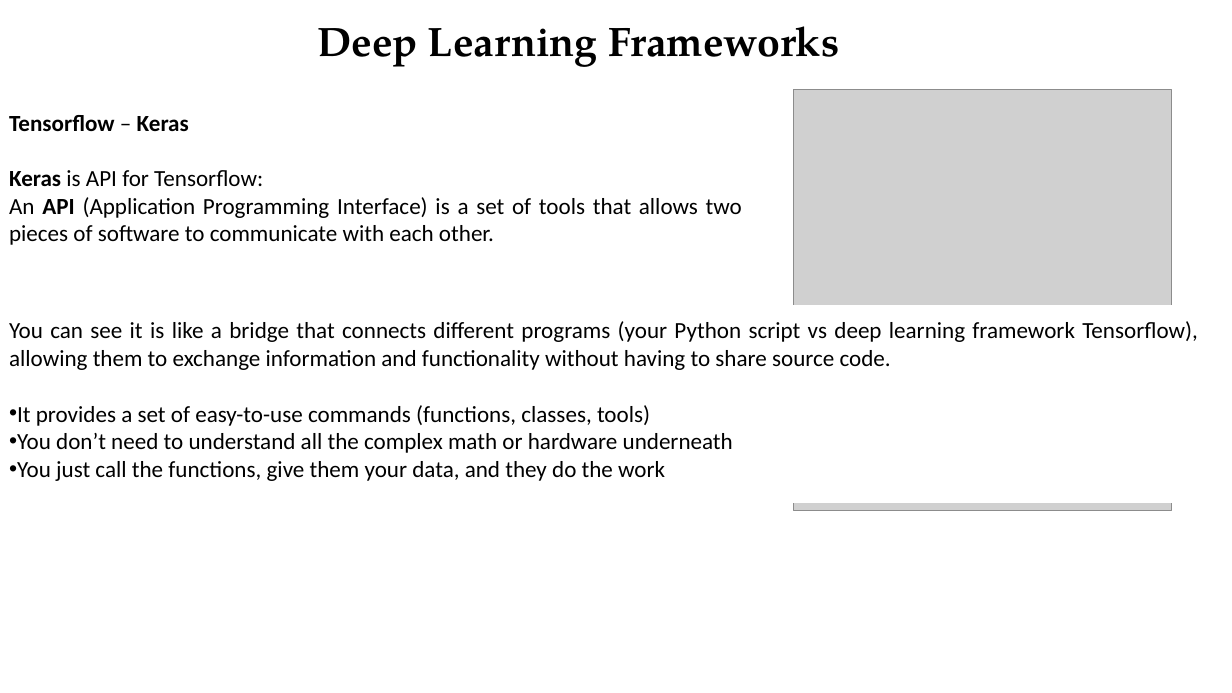
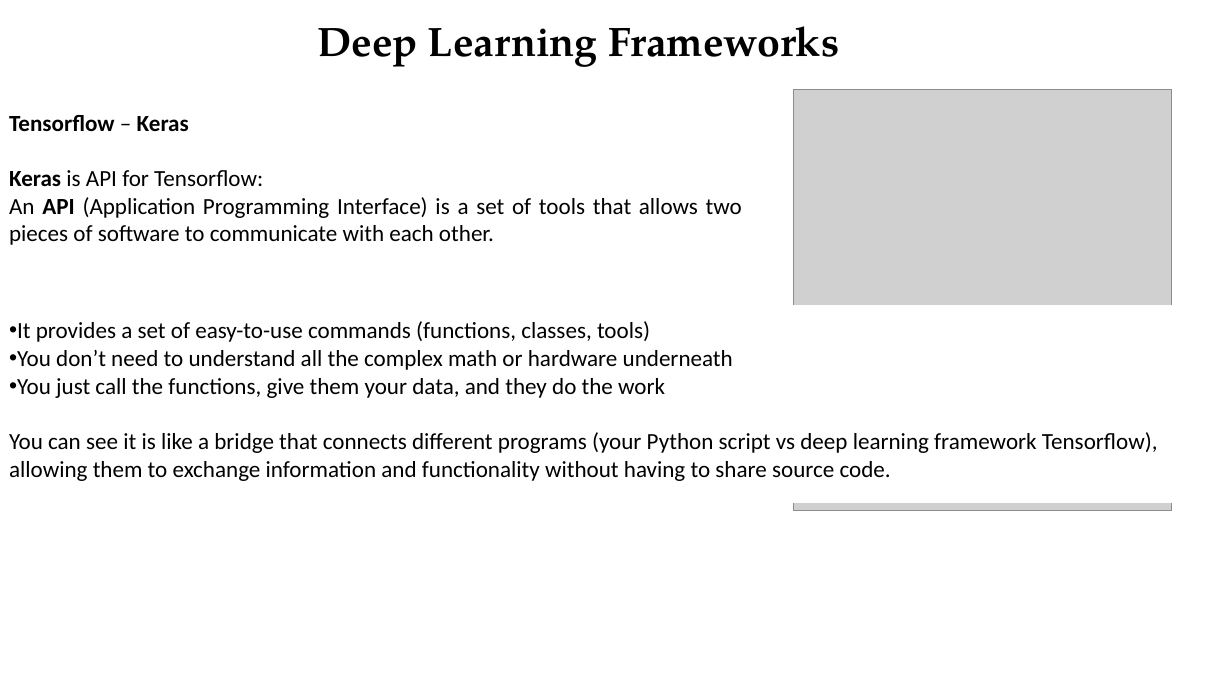
Before and after one commit to Nemenick/FCA_DeepNeuralNework-with-TensorFlow, a slide deck: slide 3 of __Morphing_FCA_DeepNeuralNework with TensorFlow_lezione.pptx. Drawn at 1232x693 pixels with LibreOffice and Linux fonts; fonts in the diff are those of the drawing; grey boxes stand for pictures. Boxes give left, top, right and bottom in pixels: in the first picture for what was removed or moved away, otherwise in the second. Text is boxed around its words. In the diff, an @@ line names an element or a change of style, - is before the commit and + after.

```diff
--- a/__Morphing_FCA_DeepNeuralNework with TensorFlow_lezione.pptx
+++ b/__Morphing_FCA_DeepNeuralNework with TensorFlow_lezione.pptx
@@ text at box(9, 321, 1198, 370): paragraph removed @@
-You can see it is like a bridge that connects different programs (your Python script vs deep learning framework Tensorflow), allowing them to exchange information and functionality without having to share source code.
@@ text at box(9, 432, 1158, 481): paragraph added @@
+You can see it is like a bridge that connects different programs (your Python script vs deep learning framework Tensorflow), allowing them to exchange information and functionality without having to share source code.
```
Also in this commit, not shown: 2 other slides changed, 1 slide added.
